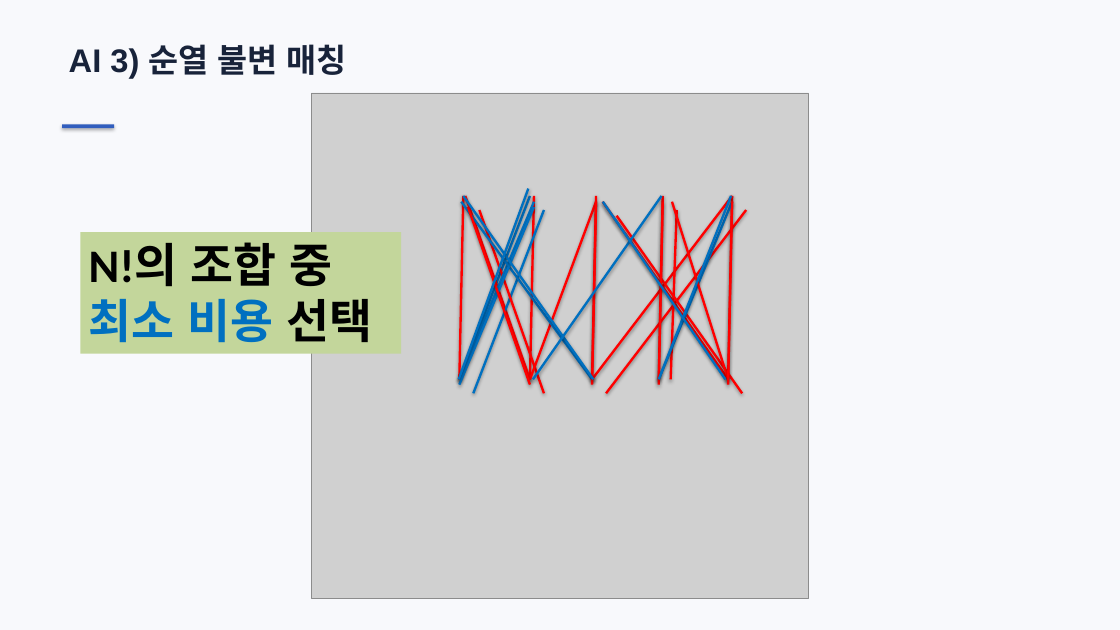
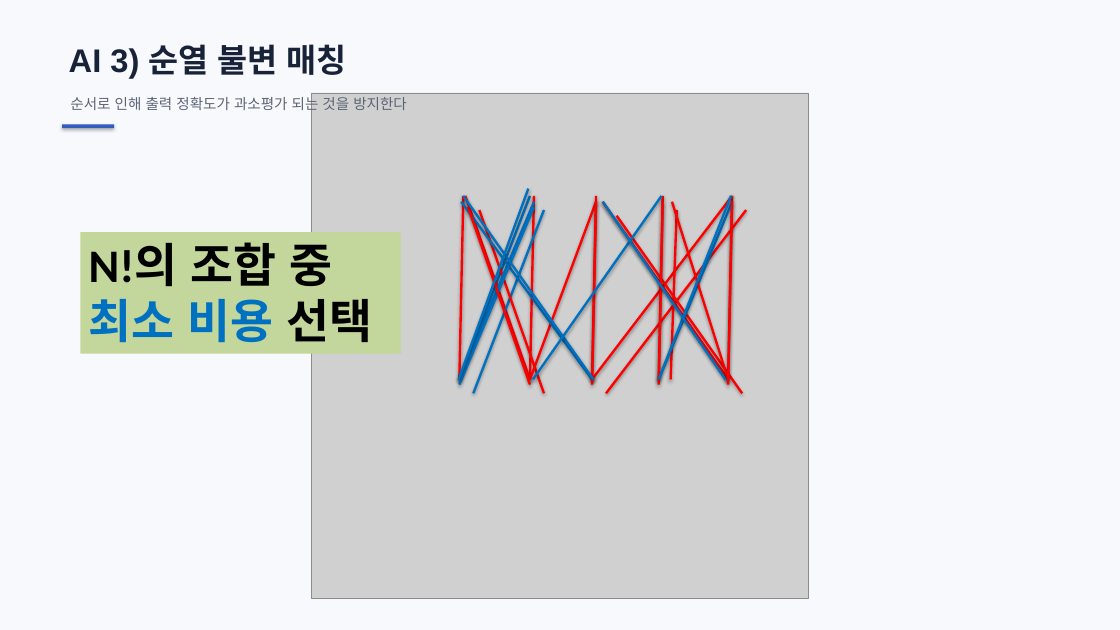
Before and after one commit to ohyunu525/KK-AI, a slide deck: slide 38 of Documents/보고서 파일.pptx. Drawn at 1120x630 pixels with LibreOffice and Linux fonts; fonts in the diff are those of the drawing; grey boxes stand for pictures. Boxes give left, top, right and bottom in pixels: in the first picture for what was removed or moved away, otherwise in the second. Text is boxed around its words. In the diff, an @@ line names an element or a change of style, - is before the commit and + after.

Commit message:
26-08-31-17:30

```diff
--- a/Documents/보고서 파일.pptx
+++ b/Documents/보고서 파일.pptx
@@ text added at <box>70,95,407,114</box>, 12.5 pt, text #5C6574 @@
+순서로 인해 출력 정확도가 과소평가 되는 것을 방지한다
```
Also in this commit, not shown: 2 other slides changed, 1 slide added.
